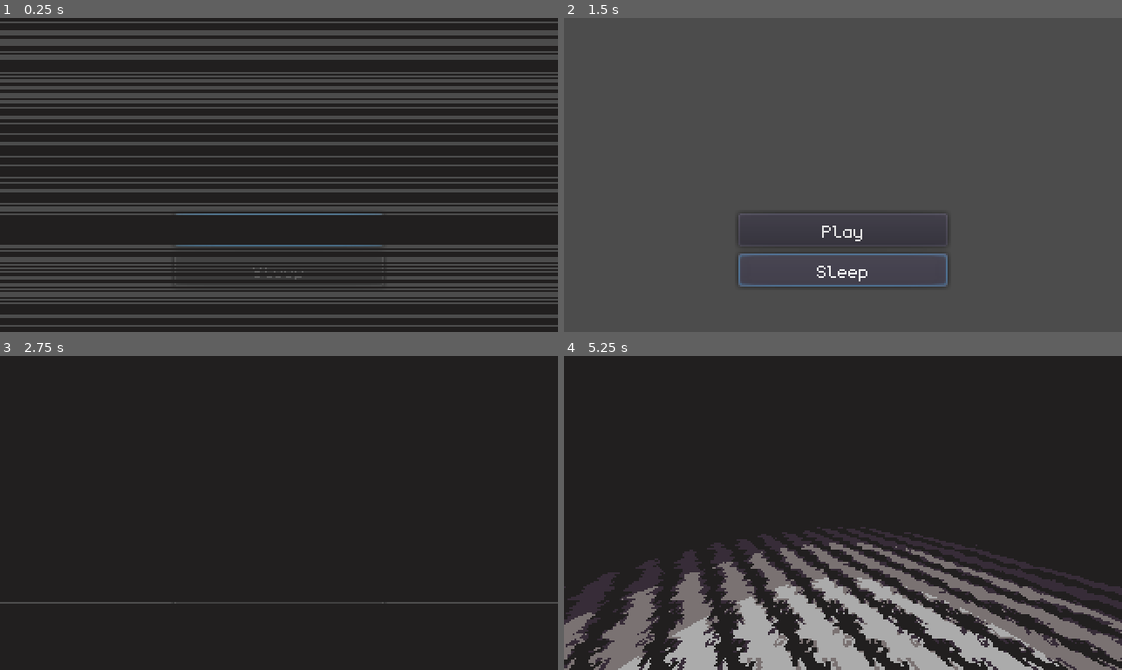
Above: before the commit, frames 1-4 (two rows, left to right).
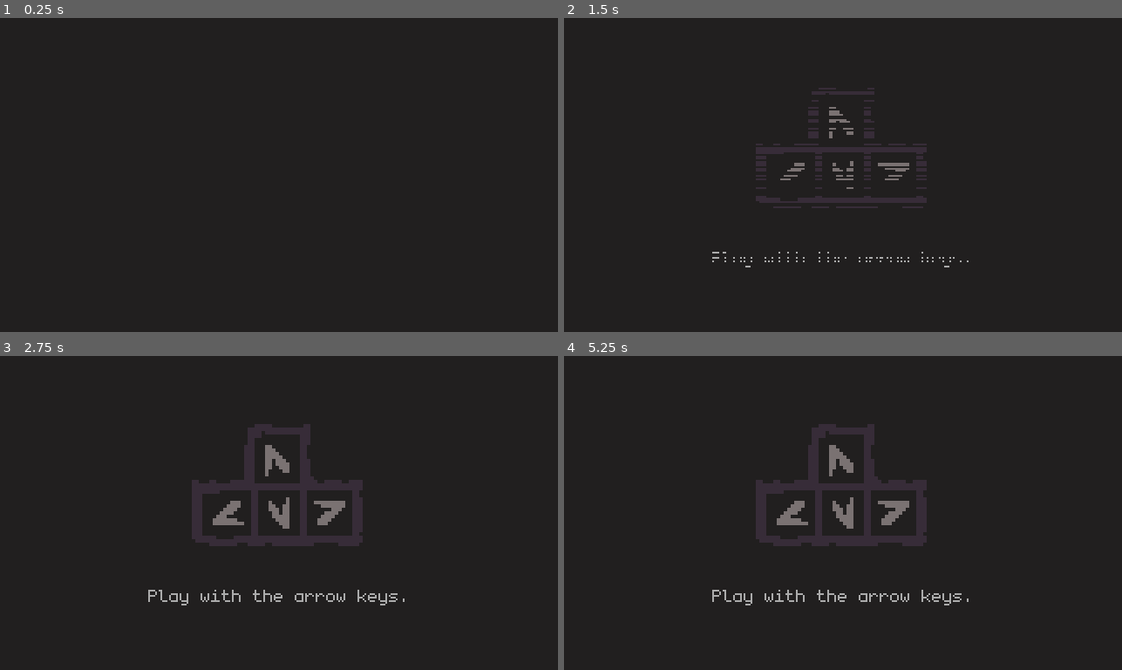
Above: after the commit, the same moments.

Repository: Kapendev/monologos
Game: Godot game, scene res://src/Main.tscn
The game is run twice, just before and just after one commit, with the same random seed, the same clock (stepped at 60 frames per second) and the same inputs.
Inputs (mouse positions are in pixels of both pictures, inside the frame that each line leads up to):
- Up to frame 1 (0.25 s): no input
- Up to frame 2 (1.5 s): click (843, 269) at 1.25 s, where only the run before the commit has a clickable "Sleep"
- Up to frame 3 (2.75 s): click (279, 569) at 2 s, where only the run before the commit has a clickable "Play"
- Up to frame 4 (5.25 s): no input

The runs differ from the first frame. In frame 1, 35% of the frame differs, in the area x 0-100%, y 1-99%; in frame 2, 99%, in the area x 0-100%, y 0-100%; in frame 3, 5.3%; in frame 4, 27%.

Commit message:
more more more

Diff:
--- a/project.godot
+++ b/project.godot
@@ -22,6 +22,7 @@
 
 config/name="Monologos"
 run/main_scene="res://src/Main.tscn"
+boot_splash/bg_color=Color( 0.129412, 0.121569, 0.121569, 1 )
 config/icon="res://icon.png"
 
 [autoload]
@@ -78,4 +79,5 @@
 quality/driver/driver_name="GLES2"
 vram_compression/import_etc=true
 vram_compression/import_etc2=false
+environment/default_clear_color=Color( 0.129412, 0.121569, 0.121569, 1 )
 environment/default_environment="res://default_env.tres"
--- /dev/null
+++ b/src/Main.gd
@@ -0,0 +1,19 @@
+extends Node
+
+func _ready():
+	$MoveButtons.connect("pressed_up", self, "on_pressed_up")
+	$StartTimer.connect("timeout", self, "on_stimeout")
+	$EndTimer.connect("timeout", self, "on_etimeout")
+	$LineScreen.connect("show_ended", self, "on_show_ended")
+
+func on_pressed_up():
+	$LineScreen.go_show_mode()
+
+func on_stimeout():
+	$LineScreen.go_hide_mode()
+
+func on_etimeout():
+	get_tree().change_scene("res://src/levels/Level1.tscn")
+
+func on_show_ended():
+	$EndTimer.start()
--- a/src/Main.tscn
+++ b/src/Main.tscn
@@ -1,7 +1,65 @@
-[gd_scene load_steps=2 format=2]
+[gd_scene load_steps=6 format=2]
 
-[ext_resource path="res://src/ui/StartMenu.tscn" type="PackedScene" id=2]
+[ext_resource path="res://src/Main.gd" type="Script" id=1]
+[ext_resource path="res://src/ui/LineScreen.tscn" type="PackedScene" id=2]
+[ext_resource path="res://src/ui/MoveButtons.tscn" type="PackedScene" id=3]
+[ext_resource path="res://assets/sprites/arrows.png" type="Texture" id=4]
+[ext_resource path="res://assets/monogram.tres" type="DynamicFont" id=5]
 
-[node name="Main" type="Node"]
+[node name="Main" type="Control"]
+anchor_right = 1.0
+anchor_bottom = 1.0
+script = ExtResource( 1 )
 
-[node name="StartMenu" parent="." instance=ExtResource( 2 )]
+[node name="TextureRect" type="TextureRect" parent="."]
+anchor_left = 0.5
+anchor_top = 0.5
+anchor_right = 0.5
+anchor_bottom = 0.5
+margin_left = -32.0
+margin_top = -45.0
+margin_right = 32.0
+margin_bottom = 19.0
+rect_scale = Vector2( 2, 2 )
+rect_pivot_offset = Vector2( 32, 32 )
+texture = ExtResource( 4 )
+stretch_mode = 4
+
+[node name="Label" type="Label" parent="."]
+modulate = Color( 0.670588, 0.670588, 0.670588, 1 )
+anchor_left = 0.5
+anchor_top = 0.5
+anchor_right = 0.5
+anchor_bottom = 0.5
+margin_left = -160.0
+margin_top = 26.0
+margin_right = 160.0
+margin_bottom = 68.0
+custom_fonts/font = ExtResource( 5 )
+text = "Play with the arrow keys."
+align = 1
+valign = 1
+
+[node name="LineScreen" parent="." instance=ExtResource( 2 )]
+anchor_left = 0.5
+anchor_top = 0.5
+anchor_right = 0.5
+anchor_bottom = 0.5
+margin_left = -95.0
+margin_top = -65.0
+margin_right = 95.0
+margin_bottom = 65.0
+width = 190
+height = 130
+hide_speed = 2
+show_speed = 2
+
+[node name="MoveButtons" parent="." instance=ExtResource( 3 )]
+visible = false
+
+[node name="StartTimer" type="Timer" parent="."]
+one_shot = true
+autostart = true
+
+[node name="EndTimer" type="Timer" parent="."]
+one_shot = true
--- a/src/gameplay/GameLevel.tscn
+++ b/src/gameplay/GameLevel.tscn
@@ -13,16 +13,18 @@
 
 [node name="GameMap" parent="." instance=ExtResource( 2 )]
 
-[node name="MoveButtons" parent="." instance=ExtResource( 3 )]
-visible = false
-
 [node name="UiMap" parent="." instance=ExtResource( 1 )]
 
 [node name="QteScreen" parent="." instance=ExtResource( 7 )]
 
 [node name="ProgressTimer" parent="." instance=ExtResource( 5 )]
+mouse_filter = 2
 
 [node name="DialogueScreen" parent="." instance=ExtResource( 6 )]
 visible = false
+mouse_filter = 2
+
+[node name="MoveButtons" parent="." instance=ExtResource( 3 )]
+visible = false
 
 [node name="StateTimer" type="Timer" parent="."]
--- a/src/levels/Level1.tscn
+++ b/src/levels/Level5.tscn
@@ -1,9 +1,9 @@
 [gd_scene load_steps=3 format=2]
 
-[ext_resource path="res://src/gameplay/GameLevel.tscn" type="PackedScene" id=1]
-[ext_resource path="res://src/levels/Level1.gd" type="Script" id=2]
+[ext_resource path="res://src/levels/level5.gd" type="Script" id=1]
+[ext_resource path="res://src/gameplay/GameLevel.tscn" type="PackedScene" id=2]
 
-[node name="Level1" type="Node"]
-script = ExtResource( 2 )
+[node name="Level5" type="Node"]
+script = ExtResource( 1 )
 
-[node name="GameLevel" parent="." instance=ExtResource( 1 )]
+[node name="GameLevel" parent="." instance=ExtResource( 2 )]
--- /dev/null
+++ b/src/levels/level4.gd
@@ -0,0 +1,35 @@
+extends Node
+
+# event: art|music|scene|lines
+# enemy: art|code|time
+
+onready var game := $GameLevel
+
+func _ready():
+	game.win = Vector2(0, 0)
+	game.player = Lib.new_actor(Vector2(1, 6))
+	game.grid = Lib.GameGrid.new(9, 8)
+	game.grid.add_wall(Vector2(0, 2))
+	game.grid.add_wall(Vector2(1, 2))
+	game.grid.add_wall(Vector2(2, 2))
+	game.grid.add_wall(Vector2(3, 2))
+	game.grid.add_wall(Vector2(5, 2))
+	game.grid.add_wall(Vector2(5, 3))
+	game.grid.add_wall(Vector2(5, 4))
+	game.grid.add_wall(Vector2(5, 5))
+	game.grid.add_wall(Vector2(5, 6))
+	game.grid.add_wall(Vector2(6, 2))
+	game.grid.add_wall(Vector2(7, 2))
+	game.grid.add_wall(Vector2(8, 2))
+	game.grid.add_wall(Vector2(3, 3))
+	game.grid.add_wall(Vector2(3, 4))
+	game.grid.add_wall(Vector2(3, 5))
+	game.grid.add_wall(Vector2(3, 6))
+	game.grid.add_actor(game.player)
+	game.grid.add_actor(Lib.new_actor(Vector2(1, 4), "dduu", "mon2|lrrdrulddd|2.5"))
+	game.grid.add_actor(Lib.new_actor(Vector2(7, 6), "llrr", "mon3|udllr|2"))
+	game.grid.add_actor(Lib.new_actor(Vector2(7, 4), "rrll", "mon3|dudr|2"))
+	game.grid.add_actor(Lib.new_actor(Vector2(4, 4), "dduu", "mon3|dduudd|3"))
+	game.grid.add_actor(Lib.new_actor(Vector2(4, 2), "", "mon1|lrrdul|3"))
+	game.grid.add_actor(Lib.new_event(game.win, "cha1||Level5|...|Despicable creatures.|Following orders without thinking.|They cannot think for themselves.|I can.|I'm stronger.|I'm better.|I'm not Dioni."))
+	game.init()
--- /dev/null
+++ b/src/levels/level5.gd
@@ -0,0 +1,13 @@
+extends Node
+
+# event: art|music|scene|lines
+# enemy: art|code|time
+
+onready var game := $GameLevel
+
+func _ready():
+	game.win = Vector2(0, 0)
+	game.player = Lib.new_actor(Vector2(0, 0))
+	game.grid = Lib.GameGrid.new(14, 5)
+	game.grid.add_actor(game.player)
+	game.init()
--- a/src/ui/MoveButtons.gd
+++ b/src/ui/MoveButtons.gd
@@ -13,10 +13,10 @@
 ]
 
 onready var buttons := [
-	$VBoxContainer/Box1/UpButton,
-	$VBoxContainer/Box2/DownButton,
-	$VBoxContainer/Box2/LeftButton,
-	$VBoxContainer/Box2/RightButton,
+	$HBoxContainer/VBoxContainer/UpButton,
+	$HBoxContainer/VBoxContainer/DownButton,
+	$HBoxContainer/LeftButton,
+	$HBoxContainer/RightButton,
 ]
 
 func _ready() -> void:
@@ -27,21 +27,23 @@
 		modulate.a = 0.0
 
 func activate() -> void:
-	for button in buttons:
-		button.set_is_active(true)
+	show()
 
 func deactivate() -> void:
-	for button in buttons:
-		button.set_is_active(false)
+	hide()
 
 func on_left_pressed() -> void:
-	emit_signal("pressed_left")
+	if visible:
+		emit_signal("pressed_left")
 
 func on_up_pressed() -> void:
-	emit_signal("pressed_up")
+	if visible:
+		emit_signal("pressed_up")
 
 func on_right_pressed() -> void:
-	emit_signal("pressed_right")
+	if visible:
+		emit_signal("pressed_right")
 
 func on_down_pressed() -> void:
-	emit_signal("pressed_down")
+	if visible:
+		emit_signal("pressed_down")
--- a/src/ui/MoveButtons.tscn
+++ b/src/ui/MoveButtons.tscn
@@ -9,73 +9,45 @@
 mouse_filter = 2
 script = ExtResource( 2 )
 
-[node name="VBoxContainer" type="VBoxContainer" parent="."]
-anchor_right = 1.0
-anchor_bottom = 1.0
-margin_left = 238.0
-margin_top = 115.0
-
-[node name="Box1" type="HBoxContainer" parent="VBoxContainer"]
-margin_right = 82.0
-margin_bottom = 30.0
-mouse_filter = 2
+[node name="HBoxContainer" type="HBoxContainer" parent="."]
+margin_right = 320.0
+margin_bottom = 180.0
 size_flags_horizontal = 3
 size_flags_vertical = 3
-alignment = 1
 
-[node name="UpButton" parent="VBoxContainer/Box1" instance=ExtResource( 1 )]
-modulate = Color( 1, 1, 1, 0 )
-margin_right = 24.0
-margin_bottom = 30.0
+[node name="LeftButton" parent="HBoxContainer" instance=ExtResource( 1 )]
+margin_right = 104.0
+margin_bottom = 180.0
+size_flags_horizontal = 3
+size_flags_vertical = 3
+key = "ui_left"
+
+[node name="VBoxContainer" type="VBoxContainer" parent="HBoxContainer"]
+margin_left = 108.0
+margin_right = 212.0
+margin_bottom = 180.0
+size_flags_horizontal = 3
+size_flags_vertical = 3
+
+[node name="UpButton" parent="HBoxContainer/VBoxContainer" instance=ExtResource( 1 )]
+margin_right = 104.0
+margin_bottom = 88.0
 size_flags_horizontal = 3
 size_flags_vertical = 3
 key = "ui_up"
 
-[node name="Poop" parent="VBoxContainer/Box1" instance=ExtResource( 1 )]
-margin_left = 28.0
-margin_right = 53.0
-margin_bottom = 30.0
-size_flags_horizontal = 3
-size_flags_vertical = 3
-key = "ui_up"
-
-[node name="Poop2" parent="VBoxContainer/Box1" instance=ExtResource( 1 )]
-modulate = Color( 1, 1, 1, 0 )
-margin_left = 57.0
-margin_right = 82.0
-margin_bottom = 30.0
-size_flags_horizontal = 3
-size_flags_vertical = 3
-key = "ui_up"
-
-[node name="Box2" type="HBoxContainer" parent="VBoxContainer"]
-margin_top = 34.0
-margin_right = 82.0
-margin_bottom = 65.0
-mouse_filter = 2
-size_flags_horizontal = 3
-size_flags_vertical = 3
-alignment = 1
-
-[node name="LeftButton" parent="VBoxContainer/Box2" instance=ExtResource( 1 )]
-margin_right = 24.0
-margin_bottom = 31.0
-size_flags_horizontal = 3
-size_flags_vertical = 3
-key = "ui_left"
-
-[node name="DownButton" parent="VBoxContainer/Box2" instance=ExtResource( 1 )]
-margin_left = 28.0
-margin_right = 53.0
-margin_bottom = 31.0
+[node name="DownButton" parent="HBoxContainer/VBoxContainer" instance=ExtResource( 1 )]
+margin_top = 92.0
+margin_right = 104.0
+margin_bottom = 180.0
 size_flags_horizontal = 3
 size_flags_vertical = 3
 key = "ui_down"
 
-[node name="RightButton" parent="VBoxContainer/Box2" instance=ExtResource( 1 )]
-margin_left = 57.0
-margin_right = 82.0
-margin_bottom = 31.0
+[node name="RightButton" parent="HBoxContainer" instance=ExtResource( 1 )]
+margin_left = 216.0
+margin_right = 320.0
+margin_bottom = 180.0
 size_flags_horizontal = 3
 size_flags_vertical = 3
 key = "ui_right"
--- a/src/ui/ProgressTimer.gd
+++ b/src/ui/ProgressTimer.gd
@@ -23,6 +23,8 @@
 
 func stop() -> void:
 	timer.stop()
+	set_process(false)
+	hide()
 
 func on_Delay_timeout() -> void:
 	show()
--- a/src/ui/StartMenu.gd
+++ /dev/null
@@ -1,28 +0,0 @@
-extends Control
-
-onready var start: Button = $VBoxContainer/Start
-onready var exit: Button = $VBoxContainer/Exit
-onready var line_screen: Control = $LineScreen
-
-func _ready() -> void:
-	line_screen.connect("hide_ended", self, "on_hide_ended")
-	line_screen.connect("show_ended", self, "on_show_ended")
-	start.connect("button_down", self, "_on_start_button_down")
-	exit.connect("button_down", self, "_on_exit_button_down")
-	start.grab_focus()
-	line_screen.go_hide_mode()
-
-func on_hide_ended() -> void:
-	start.disabled = false
-	exit.disabled = false
-
-func on_show_ended() -> void:
-	get_tree().change_scene("res://src/levels/Level1.tscn")
-
-func _on_start_button_down() -> void:
-	start.disabled = true
-	exit.disabled = true
-	line_screen.go_show_mode()
-
-func _on_exit_button_down() -> void:
-	pass
--- a/src/ui/StartMenu.tscn
+++ /dev/null
@@ -1,50 +0,0 @@
-[gd_scene load_steps=4 format=2]
-
-[ext_resource path="res://src/ui/StartMenu.gd" type="Script" id=1]
-[ext_resource path="res://assets/monogram.tres" type="DynamicFont" id=2]
-[ext_resource path="res://src/ui/LineScreen.tscn" type="PackedScene" id=3]
-
-[node name="StartMenu" type="Control"]
-anchor_right = 1.0
-anchor_bottom = 1.0
-script = ExtResource( 1 )
-
-[node name="VBoxContainer" type="VBoxContainer" parent="."]
-anchor_left = 0.5
-anchor_top = 0.5
-anchor_right = 0.5
-anchor_bottom = 0.5
-margin_left = -60.0
-margin_top = -2.0
-margin_right = 60.0
-margin_bottom = 88.0
-alignment = 1
-
-[node name="Start" type="Button" parent="VBoxContainer"]
-margin_top = 24.0
-margin_right = 120.0
-margin_bottom = 43.0
-custom_fonts/font = ExtResource( 2 )
-disabled = true
-text = "Play"
-
-[node name="Exit" type="Button" parent="VBoxContainer"]
-margin_top = 47.0
-margin_right = 120.0
-margin_bottom = 66.0
-custom_fonts/font = ExtResource( 2 )
-disabled = true
-text = "Sleep"
-
-[node name="LineScreen" parent="." instance=ExtResource( 3 )]
-anchor_left = 0.5
-anchor_top = 0.5
-anchor_right = 0.5
-anchor_bottom = 0.5
-margin_left = -320.0
-margin_top = -130.0
-margin_bottom = 130.0
-width = 640
-height = 260
-hide_speed = 6
-show_speed = 6
Binary file added: assets/sprites/arrows.png
Not shown, added: assets/sprites/arrows.png.import
Binary file changed: assets/sprites/mon5.png
Not shown, added: scripts/level4.txt
Not shown, added: scripts/level5.txt
Not shown, changed: scripts/template.txt
Not shown, changed: .gitignore
Not shown, added: scripts/mkwall.nim
